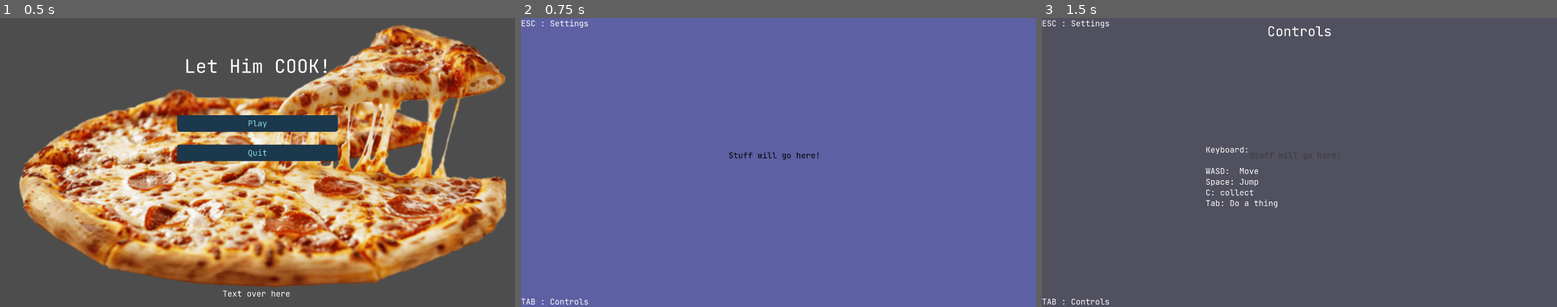
Above: before the commit, frames 1-3 (left to right).
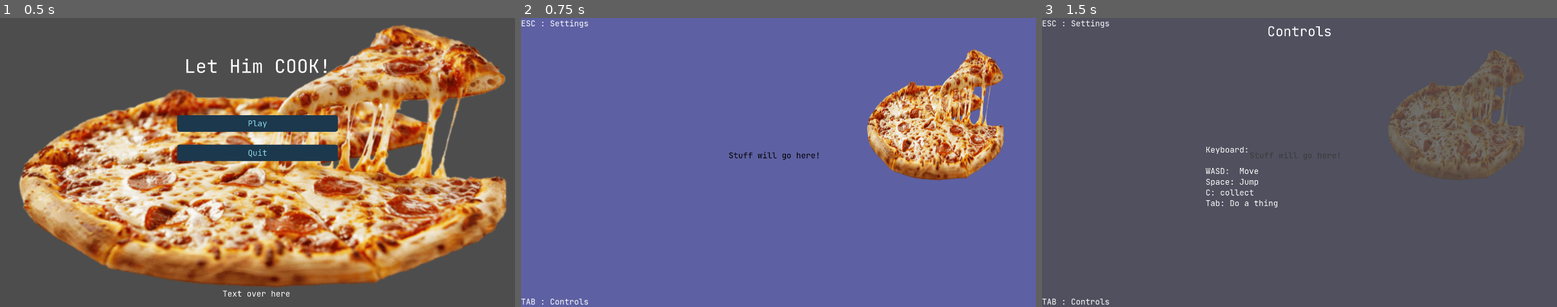
Above: after the commit, the same moments.

Repository: MikeyMictan1/Warwick-Game-Jam-2026
Game: Godot game, scene res://UI/ui_scenes/MainMenu.tscn
Same seed, same stepped clock (60 frames per second), same inputs: the game is played once before the commit and once after it. The engine's default icon, where the game draws it, is replaced by a stand-in: a white triangle on a blue panel in a dark square.
Inputs:
- Up to frame 1 (0.5 s): no input
- Up to frame 2 (0.75 s): click "Play" at 0.5 s
- Up to frame 3 (1.5 s): tap Enter at 1.25 s; hold Tab (toggle_controls) from 1.28 s (still down)

Frame 1 is identical in both runs. In frame 2, 7.8% of the frame differs, in the area x 67-94%, y 10-57%; in frame 3, 6.0%.

Commit message:
Basic ingredient system created

Diff:
--- a/Autoload/RecipeManager.gd
+++ b/Autoload/RecipeManager.gd
@@ -1,5 +1,20 @@
-extends Area2D
+extends Node
 
+@export var trash_item : IngredientResource
 
+# Of form : {"Ingr1+Ingr2": IngredientResource}
+var recipe_lookup = {
 
-@export var recipe_name : String = ""
+}
+
+func combine(item_a: IngredientScene, item_b: IngredientScene):
+	var data_a = item_a.ingredient_data
+	var data_b = item_b.ingredient_data
+
+	# Ask the Manager what these two make
+	var result_data = RecipeManager.get_mix_result(data_a, data_b)
+
+	if result_data != RecipeManager.trash_item:
+		#spawn_new_item(result_data, item_a.global_position)
+		item_a.queue_free()
+		item_b.queue_free()
--- /dev/null
+++ b/Resources/test_ingredient.tres
@@ -0,0 +1,10 @@
+[gd_resource type="Resource" script_class="IngredientResource" load_steps=3 format=3 uid="uid://6xax2r7hiw6"]
+
+[ext_resource type="Texture2D" uid="uid://bjxy38vww0ttd" path="res://Assets/Art/UI_Art/pizza.png" id="1_ssgn3"]
+[ext_resource type="Script" uid="uid://d0fahplylun1n" path="res://Scripts/Ingredient.gd" id="1_wwnjt"]
+
+[resource]
+script = ExtResource("1_wwnjt")
+name = "test_ingredient"
+icon = ExtResource("1_ssgn3")
+metadata/_custom_type_script = "uid://d0fahplylun1n"
--- a/Scenes/Ingredient.tscn
+++ b/Scenes/Ingredient.tscn
@@ -1,3 +1,17 @@
-[gd_scene format=3 uid="uid://ctrn2nwo2rxqi"]
+[gd_scene load_steps=4 format=3 uid="uid://ctrn2nwo2rxqi"]
 
-[node name="Ingredient" type="Node2D"]
+[ext_resource type="Texture2D" uid="uid://os4diqq4go5e" path="res://icon.svg" id="1_p4p6r"]
+[ext_resource type="Script" uid="uid://chkonkirhweqp" path="res://Scripts/IngredientScene.gd" id="1_qi145"]
+
+[sub_resource type="RectangleShape2D" id="RectangleShape2D_qi145"]
+
+[node name="Ingredient" type="Area2D"]
+script = ExtResource("1_qi145")
+
+[node name="Sprite2D" type="Sprite2D" parent="."]
+position = Vector2(-1.1920929e-07, -2.9802322e-07)
+scale = Vector2(0.15625, 0.15625)
+texture = ExtResource("1_p4p6r")
+
+[node name="CollisionShape2D" type="CollisionShape2D" parent="."]
+shape = SubResource("RectangleShape2D_qi145")
--- a/Scenes/MainScene.tscn
+++ b/Scenes/MainScene.tscn
@@ -1,6 +1,8 @@
-[gd_scene load_steps=3 format=3 uid="uid://ccarxryw6scdg"]
+[gd_scene load_steps=5 format=3 uid="uid://ccarxryw6scdg"]
 
 [ext_resource type="Script" uid="uid://dslbl3i32erhh" path="res://Scripts/MainScene.gd" id="1_hpc76"]
+[ext_resource type="PackedScene" uid="uid://ctrn2nwo2rxqi" path="res://Scenes/Ingredient.tscn" id="2_tr2i4"]
+[ext_resource type="Resource" uid="uid://6xax2r7hiw6" path="res://Resources/test_ingredient.tres" id="3_nhkr4"]
 
 [sub_resource type="CanvasTexture" id="CanvasTexture_2ia5b"]
 
@@ -43,3 +45,8 @@
 [node name="Label" type="Label" parent="UICanvasLayer/Controls_Label"]
 layout_mode = 2
 text = "TAB : Controls"
+
+[node name="Ingredient" parent="." instance=ExtResource("2_tr2i4")]
+position = Vector2(1541, 374)
+scale = Vector2(5.749468, 9.882487)
+ingredient_data = ExtResource("3_nhkr4")
--- a/Scripts/Ingredient.gd
+++ b/Scripts/Ingredient.gd
@@ -1 +1,5 @@
-extends Node
+extends Resource
+class_name IngredientResource
+
+@export var name : String = ""
+@export var icon: Texture2D
--- /dev/null
+++ b/Scripts/IngredientScene.gd
@@ -0,0 +1,16 @@
+extends Area2D
+class_name IngredientScene
+
+# This is where the .tres file goes
+@export var ingredient_data: IngredientResource:
+	set(new_data):
+		ingredient_data = new_data
+		if is_inside_tree():
+			_apply_data()
+
+func _ready():
+	_apply_data()
+
+func _apply_data():
+	if ingredient_data:
+		$Sprite2D.texture = ingredient_data.icon
--- a/project.godot
+++ b/project.godot
@@ -22,6 +22,7 @@
 InGameUI="*res://UI/ui_scenes/InGameUI.tscn"
 GameManager="*res://Autoload/GameManager.gd"
 MusicManager="*res://Autoload/MusicManager.gd"
+RecipeManager="*res://Autoload/RecipeManager.gd"
 
 [display]
 
Not shown, added: Scripts/IngredientScene.gd.uid
